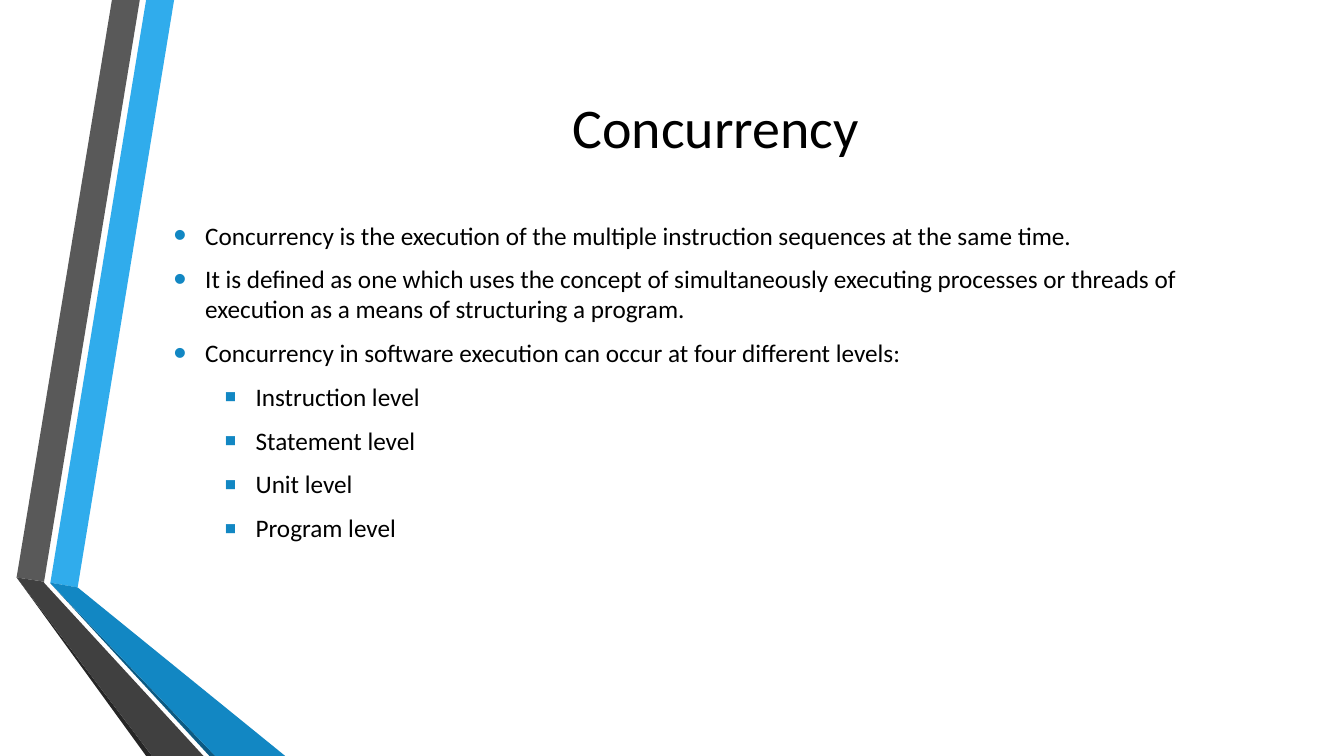
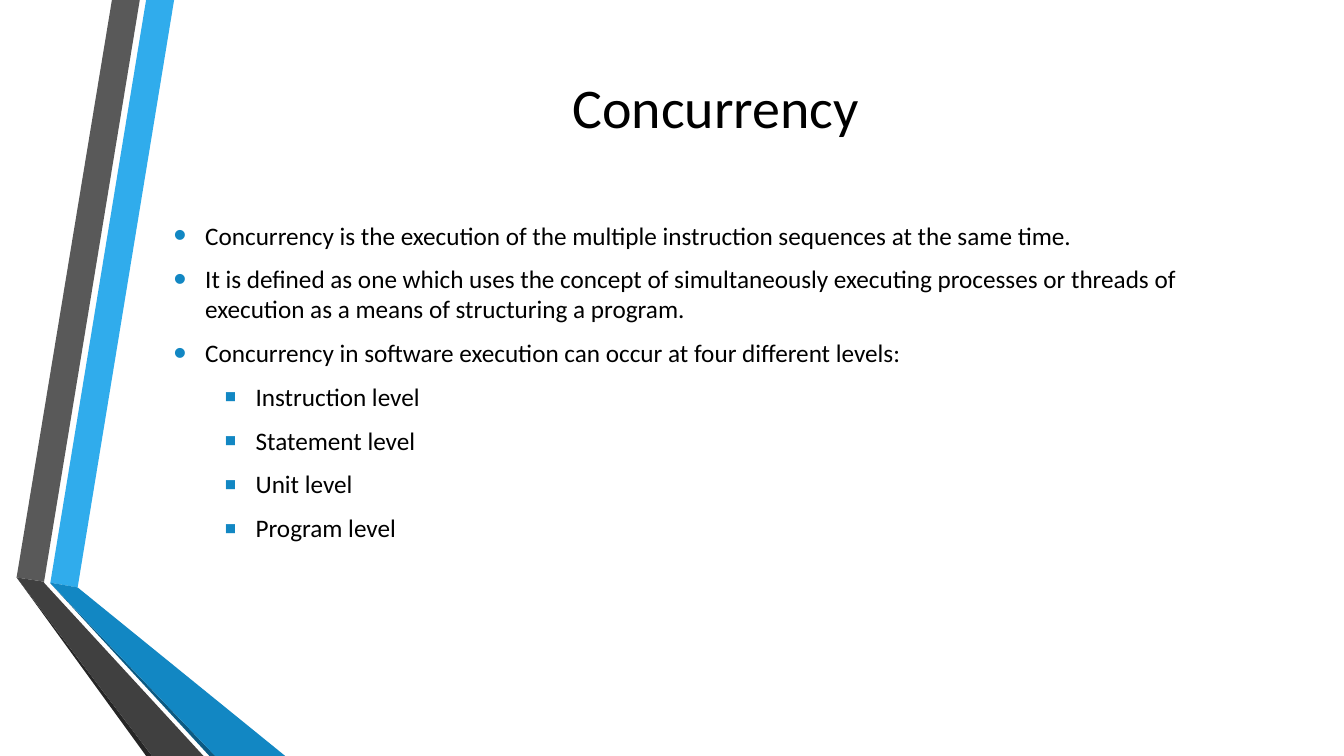
Before and after one commit to kalyank12/SoftwareParadigms, a slide deck: slide 30 of PPT/Group02-Component1.pptx. Drawn at 1344x756 pixels with LibreOffice and Linux fonts; fonts in the diff are those of the drawing; background and template pictures are left out. Boxes give left, top, right and bottom in pixels: in the first picture for what was removed or moved away, otherwise in the second. Text is boxed around its words. In the diff, an @@ line names an element or a change of style, - is before the commit and + after.

```diff
--- a/PPT/Group02-Component1.pptx
+++ b/PPT/Group02-Component1.pptx
@@ title "Concurrency": place and size @@
-title "Concurrency" at [573,111,859,157]
+title "Concurrency" at [573,91,859,137]
```
Also in this commit, not shown: 9 other slides changed, 1 other file.
